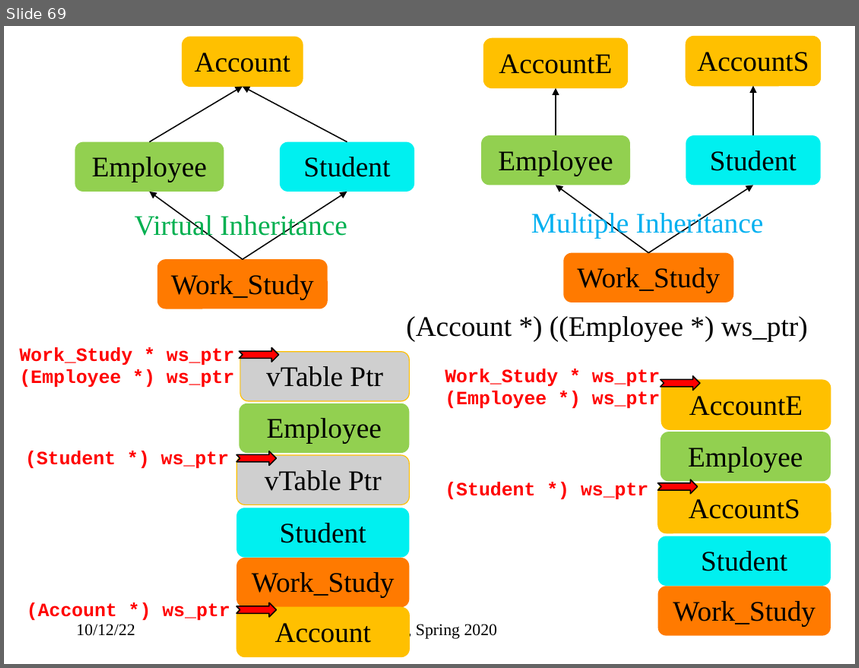
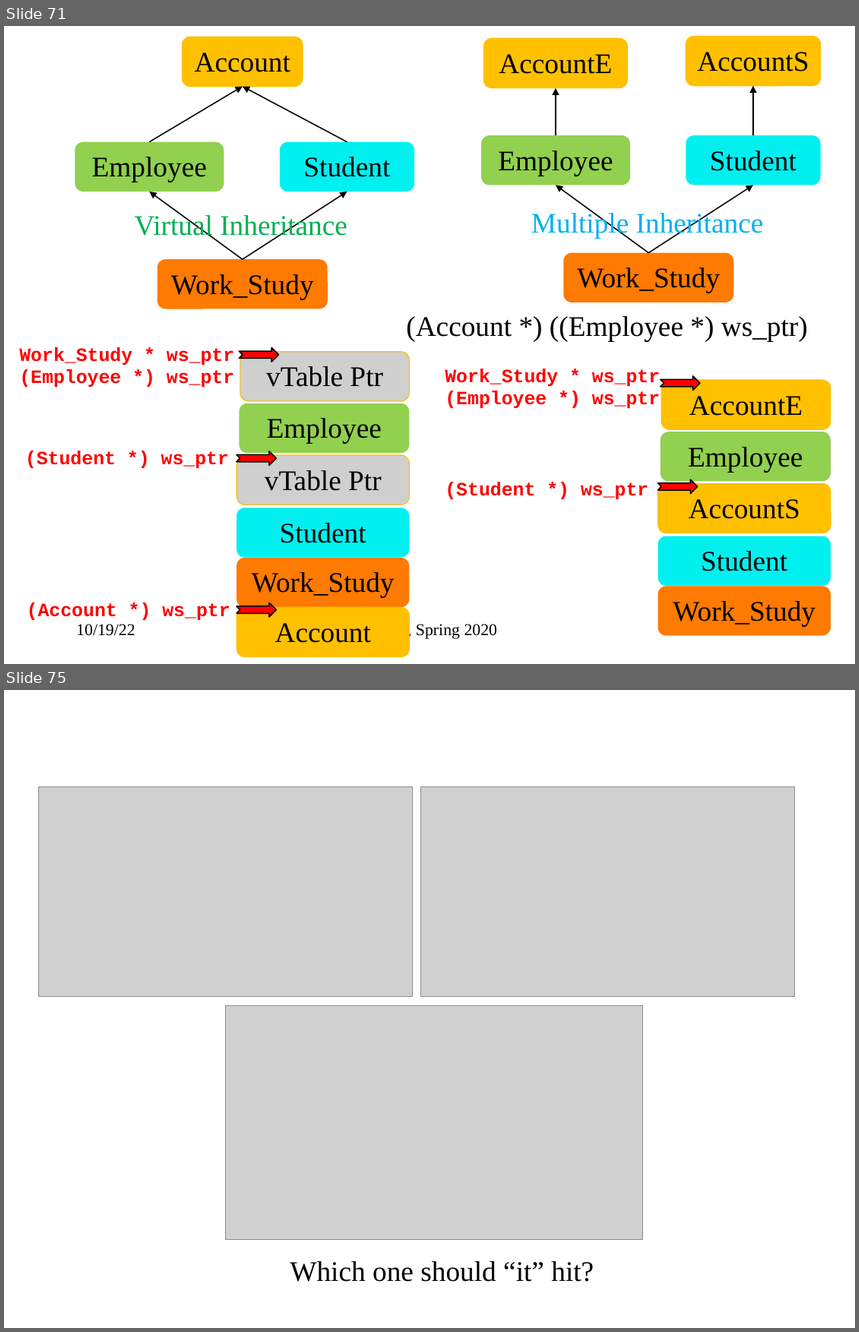
Before and after one commit to sfelixwu/ecs36b_slides, a slide deck: ecs36b_f2022_L004.pptx. Shown one above the other, each under a label of ours: slide 69 before the commit, slides 71 and 75 after it; the slides between them are not shown. The pictures are 859x668 and 859x1332 pixels, drawn with LibreOffice and Linux fonts; fonts in the diff are those of the drawing; grey boxes stand for pictures. Boxes give left, top, right and bottom in pixels: in the first picture for what was removed or moved away, otherwise in the second. Text is boxed around its words. In the diff, an @@ line names an element or a change of style, - is before the commit and + after.

```diff
--- a/ecs36b_f2022_L004.pptx
+++ b/ecs36b_f2022_L004.pptx
@@ slide 75 added at (x1=4, y1=690, x2=855, y2=1328), background #FFFFFF @@
@@ picture added at (x1=39, y1=787, x2=414, y2=997) @@
@@ picture added at (x1=421, y1=787, x2=796, y2=997) @@
@@ picture added at (x1=225, y1=1006, x2=642, y2=1240) @@
@@ text added at (x1=290, y1=1262, x2=594, y2=1282), 24 pt, text #000000 @@
+Which one should “it” hit?
@@ what was slide 69 is now slide 71 @@
@@ slide 71 changed as well @@
@@ text at (x1=76, y1=624, x2=135, y2=636): text changed @@
-10/12/22
+10/19/22
```
Also in this commit, not shown: 67 other slides changed, 14 other slides added.
